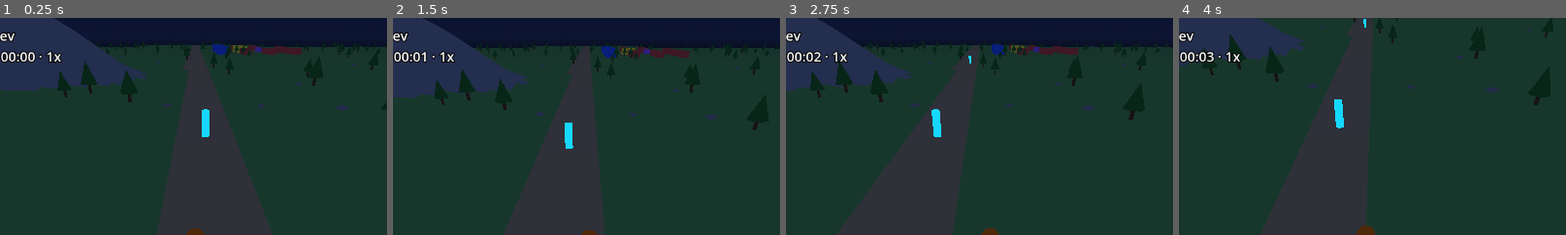
Above: before the commit, frames 1-4 (left to right).
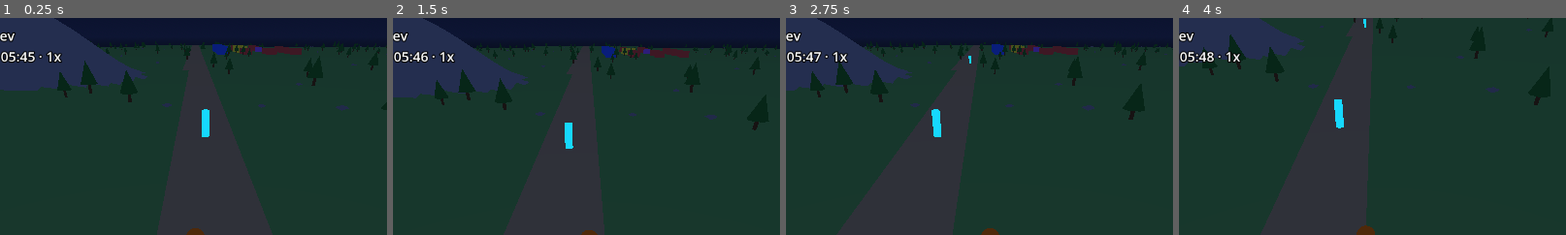
Above: after the commit, the same moments.

Repository: ArthurLK2006/LivingWorld
Game: Godot game, scene res://scenes/main.tscn
Two runs of this game, one before a commit and one after it. Both use one fixed random seed, a clock stepped at 60 frames per second and the inputs below.
Inputs (mouse positions are % of the whole screen's width and height, from its top left):
- Up to frame 1 (0.25 s): no input
- Up to frame 2 (1.5 s): tap Enter at 0.5 s; move the mouse to (72, 45) at 0.52 s; hold D (move_right) 0.53-1.25 s; tap Shift (run) at 0.6 s; click (72, 45) at 0.67 s; tap Space (jump) at 0.77 s; tap T at 0.8 s; drag from (30, 55) to (45, 70) at 1.27 s
- Up to frame 3 (2.75 s): move the mouse to (60, 28) at 2.02 s; hold D (move_right) from 2.03 s (still down); right-click (60, 28) at 2.1 s; tap T at 2.3 s
- Up to frame 4 (4 s): release D (move_right) at 2.75 s; drag from (45, 70) to (20, 35) at 2.77 s; tap Space (jump) at 3.5, 3.77 s; move the mouse to (80, 65) at 3.52 s; hold A (move_left) from 3.53 s (still down); tap Down (look_down) at 3.6 s; tap T at 3.8 s
The pictures show only the part of the screen within x 25-75%, y 0-50%; the shares and areas given below are measured in that part.

The runs differ from the first frame. In frame 1, 0.2% of the frame differs, in the area x 2-10%, y 15-21%; in frame 2, 0.2%; in frame 3, 0.2%; in frame 4, 0.2%.

Commit message:
LW-042b: o jogo novo começa às 05:45 (antes do amanhecer)
Co-Authored-By: Claude Sonnet 5.5 <noreply@anthropic.com>

Diff:
--- a/src/app/game_app.gd
+++ b/src/app/game_app.gd
@@ -8,6 +8,9 @@
 ## Provisórios até existirem a tela de novo jogo e o versionamento (Fase 0).
 const DEFAULT_WORLD_SEED: int = 1
 const GAME_VERSION: String = "0.0.1-dev"
+## [HIP] Hora em que o jogo NOVO começa (LW-042b): 05:45, uns 7 minutos antes de a claridade começar a subir (cerca de 5h52; o sol nasce às 6h na
+## apresentação, `DayNightCycle.SUNRISE_HOUR`), para o amanhecer aparecer logo ao abrir o jogo. Carregar um save restaura o tempo salvo.
+const NEW_GAME_START_MINUTE: int = 345
 ## Pasta dos arquivos de terreno lidos na primeira chamada de peek_bridge().
 const TERRAIN_DIR: String = "res://data/world"
 ## Pasta dos arquivos de dados do `npc` (necessidades, ações, ofícios, parâmetros, provisórios e população), lida no `_ready` (LW-067).
@@ -34,8 +37,14 @@
 		push_error("GameApp: autoload SimulationHost não encontrado.")
 		return
 	bind_host(host)
+	start_default_game(host)
+
+
+## Lê os dados e começa o jogo novo padrão no `host` dado: semente DEFAULT_WORLD_SEED e hora NEW_GAME_START_MINUTE. Saiu do `_ready` para o teste
+## usar um host próprio, sem reiniciar o mundo dos autoloads.
+func start_default_game(host: SimulationHostNode) -> void:
 	_places = _load_places()
-	host.start_new_game(DEFAULT_WORLD_SEED, _terrain_or_load(), _load_points(), _load_npc_setup())
+	host.start_new_game(DEFAULT_WORLD_SEED, _terrain_or_load(), _load_points(), _load_npc_setup(), NEW_GAME_START_MINUTE)
 
 
 func bind_host(host: SimulationHostNode) -> void:
--- a/src/app/simulation_host.gd
+++ b/src/app/simulation_host.gd
@@ -21,13 +21,14 @@
 ## Cria um mundo novo, encerrando o anterior se houver. Com `terrain`, registra os módulos do jogo (GameModules); sem ele o mundo
 ## nasce só com o núcleo (testes e ferramentas que não precisam do terreno). `points` são os pontos de interesse já lidos (LW-049).
 ## `npc_setup` (LW-067): os dados do `npc` já lidos; sem ele o `npc` nasce sem NPCs. Falha de registro: push_error e o mundo segue sem módulos.
-func start_new_game(world_seed: int, terrain: TerrainData = null, points: Array[PointOfInterest] = [], npc_setup: NpcSetup = null) -> void:
+## `start_minute` (LW-042b): tempo simulado em que o mundo novo começa, repassado ao `SimulationRunner`; o padrão 0 é 00:00 do dia 1.
+func start_new_game(world_seed: int, terrain: TerrainData = null, points: Array[PointOfInterest] = [], npc_setup: NpcSetup = null, start_minute: int = 0) -> void:
 	if runner != null:
 		runner.finish()
 	character = null
 	interaction = null
 	npc = null
-	runner = SimulationRunner.new(world_seed)
+	runner = SimulationRunner.new(world_seed, start_minute)
 	if terrain != null:
 		var modules: GameModules = GameModules.register(runner, terrain, points, npc_setup)
 		if modules.result.ok:
--- a/src/app/simulation_runner.gd
+++ b/src/app/simulation_runner.gd
@@ -15,9 +15,15 @@
 var _is_started: bool = false
 
 
-func _init(world_seed: int) -> void:
+## `start_minute` (LW-042b): tempo simulado em que o mundo NOVO começa, em minutos desde o começo do ano 1 (0 = 00:00 do dia 1). Fora da faixa do
+## relógio, `push_error` e o relógio fica em 0. Carregar um save (`load_game`) restaura o tempo salvo por cima deste valor.
+func _init(world_seed: int, start_minute: int = 0) -> void:
 	_world_seed = world_seed
 	var clock: SimClock = SimClock.new()
+	# O relógio já valida a faixa em `on_load` e não muda o estado quando recusa; reaproveitar evita uma segunda regra de faixa.
+	var applied: Result = clock.on_load({SimClock.KEY_TOTAL_MINUTES: start_minute})
+	if not applied.ok:
+		push_error("SimulationRunner._init: tempo inicial %d recusado (%s): %s O relógio começa em 0." % [start_minute, applied.code, applied.message])
 	var context: SimContext = SimContext.new(clock, EventBus.new(clock), WorldRng.new(world_seed), IdGenerator.new())
 	world = World.new(context)
 
--- /dev/null
+++ b/tests/unit/test_new_game_start_time.gd
@@ -0,0 +1,97 @@
+extends GutTest
+## LW-042b: a hora em que o mundo NOVO começa. O `SimulationRunner` aceita um tempo inicial opcional (padrão 0), o host o repassa e o `GameApp` usa a
+## constante NEW_GAME_START_MINUTE [HIP]. Quem não passa o parâmetro segue começando em 00:00, e carregar um save restaura o tempo salvo.
+
+const WORLD_SEED: int = 3
+## 05:45, a hora do exemplo dos testes de runner (não é a do jogo, que vem da constante do GameApp).
+const DAWN_MINUTE: int = 345
+const STEPS_TO_SIX: int = 15
+const HASH_STEPS: int = 60
+const SAVED_STEPS: int = 10
+const OTHER_START_MINUTE: int = 100
+
+var _hosts: Array[SimulationHostNode] = []
+var _apps: Array[GameAppNode] = []
+
+
+func after_each() -> void:
+	for host: SimulationHostNode in _hosts:
+		host.runner.finish()
+		host.free()
+	for app: GameAppNode in _apps:
+		app.free()
+	_hosts.clear()
+	_apps.clear()
+
+
+func _new_host() -> SimulationHostNode:
+	var host: SimulationHostNode = SimulationHostNode.new()
+	_hosts.append(host)
+	return host
+
+
+func test_a_runner_starts_at_the_given_minute_and_starting_the_game_keeps_it() -> void:
+	var runner: SimulationRunner = SimulationRunner.new(WORLD_SEED, DAWN_MINUTE)
+	assert_eq(runner.world.context.clock.total_minutes(), DAWN_MINUTE)
+	assert_eq(runner.format_clock_line(), "ano 1, dia 1, 05:45")
+	runner.start_new_game()
+	assert_eq(runner.format_clock_line(), "ano 1, dia 1, 05:45", "Começar o jogo não mexe no tempo.")
+	runner.run_steps(STEPS_TO_SIX)
+	assert_eq(runner.format_clock_line(), "ano 1, dia 1, 06:00", "O tempo anda a partir da hora inicial.")
+	runner.finish()
+
+
+func test_the_default_start_is_midnight_and_passing_zero_changes_nothing_in_the_world() -> void:
+	var by_default: SimulationRunner = SimulationRunner.new(WORLD_SEED)
+	var explicit_zero: SimulationRunner = SimulationRunner.new(WORLD_SEED, 0)
+	assert_eq(by_default.format_clock_line(), "ano 1, dia 1, 00:00")
+	for runner: SimulationRunner in [by_default, explicit_zero]:
+		runner.start_new_game()
+		runner.run_steps(HASH_STEPS)
+	assert_eq(explicit_zero.world.state_hash(), by_default.world.state_hash(), "Sem o parâmetro e com 0 o mundo é o mesmo (nenhum hash existente muda).")
+	by_default.finish()
+	explicit_zero.finish()
+
+
+func test_a_start_minute_outside_the_clock_range_is_rejected_with_an_error_and_the_clock_stays_at_zero() -> void:
+	for invalid_minute: int in [-1, SimClock.MAX_TOTAL_MINUTES + 1]:
+		var runner: SimulationRunner = SimulationRunner.new(WORLD_SEED, invalid_minute)
+		assert_push_error("tempo inicial")
+		assert_eq(runner.world.context.clock.total_minutes(), 0, "Tempo inicial %d: o relógio fica em 0." % invalid_minute)
+
+
+func test_the_limits_of_the_clock_range_are_accepted() -> void:
+	for limit_minute: int in [0, SimClock.MAX_TOTAL_MINUTES]:
+		var runner: SimulationRunner = SimulationRunner.new(WORLD_SEED, limit_minute)
+		assert_eq(runner.world.context.clock.total_minutes(), limit_minute)
+
+
+func test_the_host_passes_the_start_minute_to_the_runner_and_defaults_to_midnight() -> void:
+	var host: SimulationHostNode = _new_host()
+	host.start_new_game(WORLD_SEED)
+	assert_eq(host.runner.world.context.clock.total_minutes(), 0, "Sem o parâmetro o host começa em 00:00.")
+	host.start_new_game(WORLD_SEED, null, [], null, DAWN_MINUTE)
+	assert_eq(host.runner.world.context.clock.total_minutes(), DAWN_MINUTE, "Com o parâmetro o host repassa a hora ao runner.")
+
+
+func test_the_game_app_starts_the_new_game_at_the_new_game_start_minute() -> void:
+	var host: SimulationHostNode = _new_host()
+	var app: GameAppNode = GameAppNode.new()
+	_apps.append(app)
+	app.bind_host(host)
+	app.start_default_game(host)
+	assert_not_null(host.npc, "É o jogo de verdade: com o terreno e os NPCs.")
+	assert_eq(host.runner.world.context.clock.total_minutes(), GameAppNode.NEW_GAME_START_MINUTE, "O jogo novo usa a constante.")
+
+
+func test_loading_a_save_restores_the_saved_time_over_the_start_minute() -> void:
+	var saved: SimulationRunner = SimulationRunner.new(WORLD_SEED, DAWN_MINUTE)
+	saved.start_new_game()
+	saved.run_steps(SAVED_STEPS)
+	assert_true(saved.can_capture_game())
+	var loaded: SimulationRunner = SimulationRunner.new(WORLD_SEED, OTHER_START_MINUTE)
+	var outcome: Result = loaded.load_game(saved.capture_game())
+	assert_true(outcome.ok, outcome.message)
+	assert_eq(loaded.world.context.clock.total_minutes(), DAWN_MINUTE + SAVED_STEPS, "O tempo salvo vale, não o tempo inicial do runner novo.")
+	saved.finish()
+	loaded.finish()
Not shown, added: tests/unit/test_new_game_start_time.gd.uid
Not shown, changed: docs/modules/app.md
